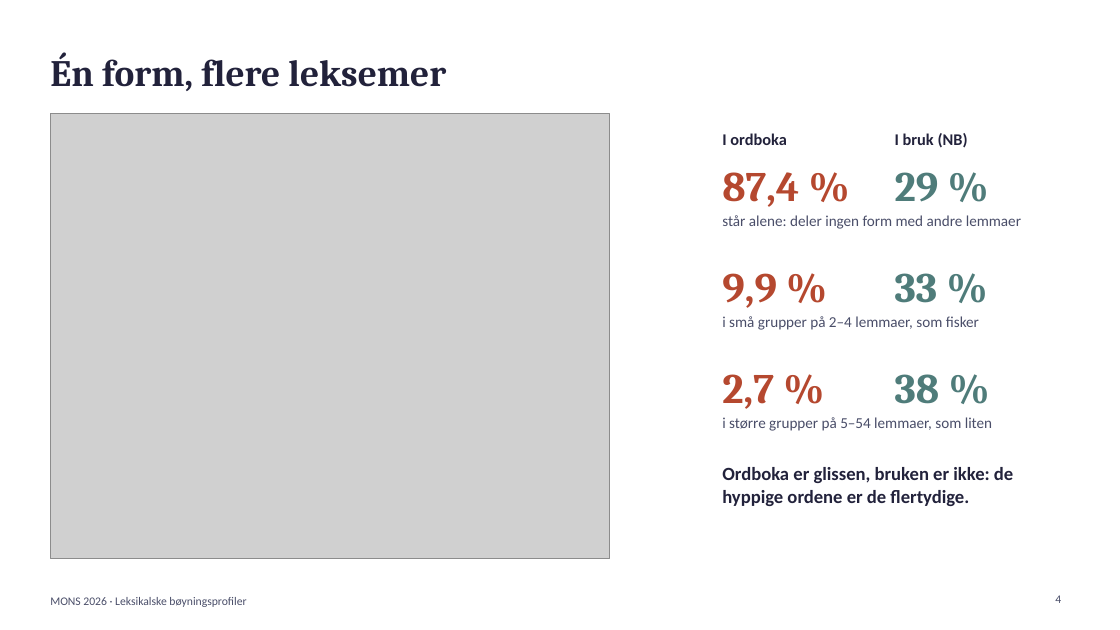
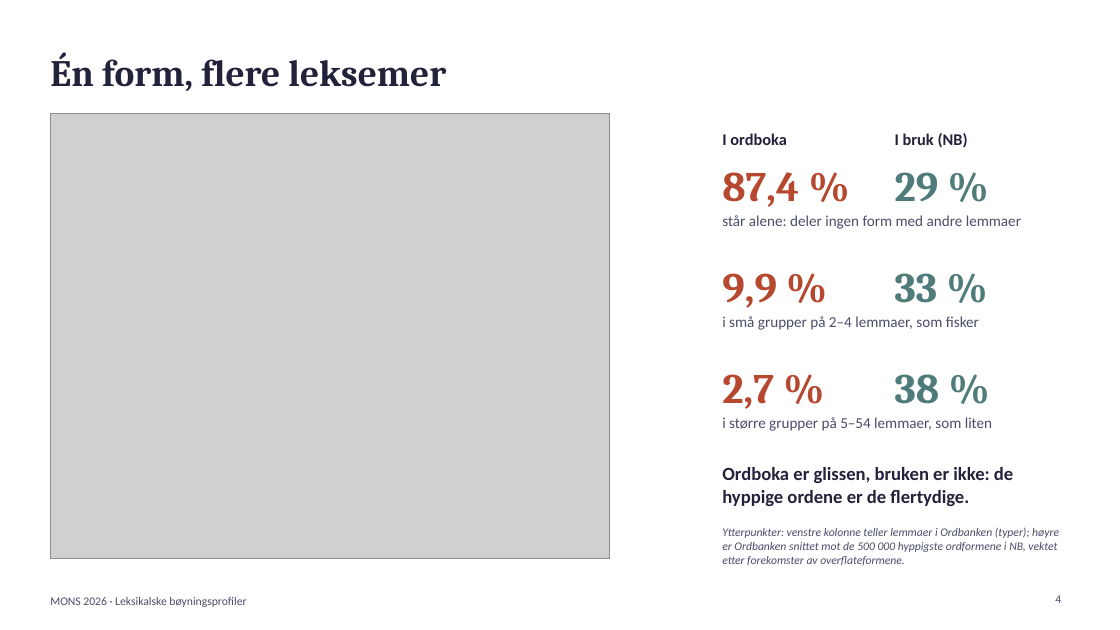
Before and after one commit to Yoonsen/B-yning, a slide deck: slide 4 of tekst/mons_presentasjon.pptx. Drawn at 1120x630 pixels with LibreOffice and Linux fonts; fonts in the diff are those of the drawing; grey boxes stand for pictures. Boxes give left, top, right and bottom in pixels: in the first picture for what was removed or moved away, otherwise in the second. Text is boxed around its words. In the diff, an @@ line names an element or a change of style, - is before the commit and + after.

```diff
--- a/tekst/mons_presentasjon.pptx
+++ b/tekst/mons_presentasjon.pptx
@@ text added at bbox=[722, 527, 1059, 566], 10 pt, text #4A4E69, italic @@
+Ytterpunkter: venstre kolonne teller lemmaer i Ordbanken (typer); høyre er Ordbanken snittet mot de 500 000 hyppigste ordformene i NB, vektet etter forekomster av overflateformene.
```
Also in this commit, not shown: 4 other files.
